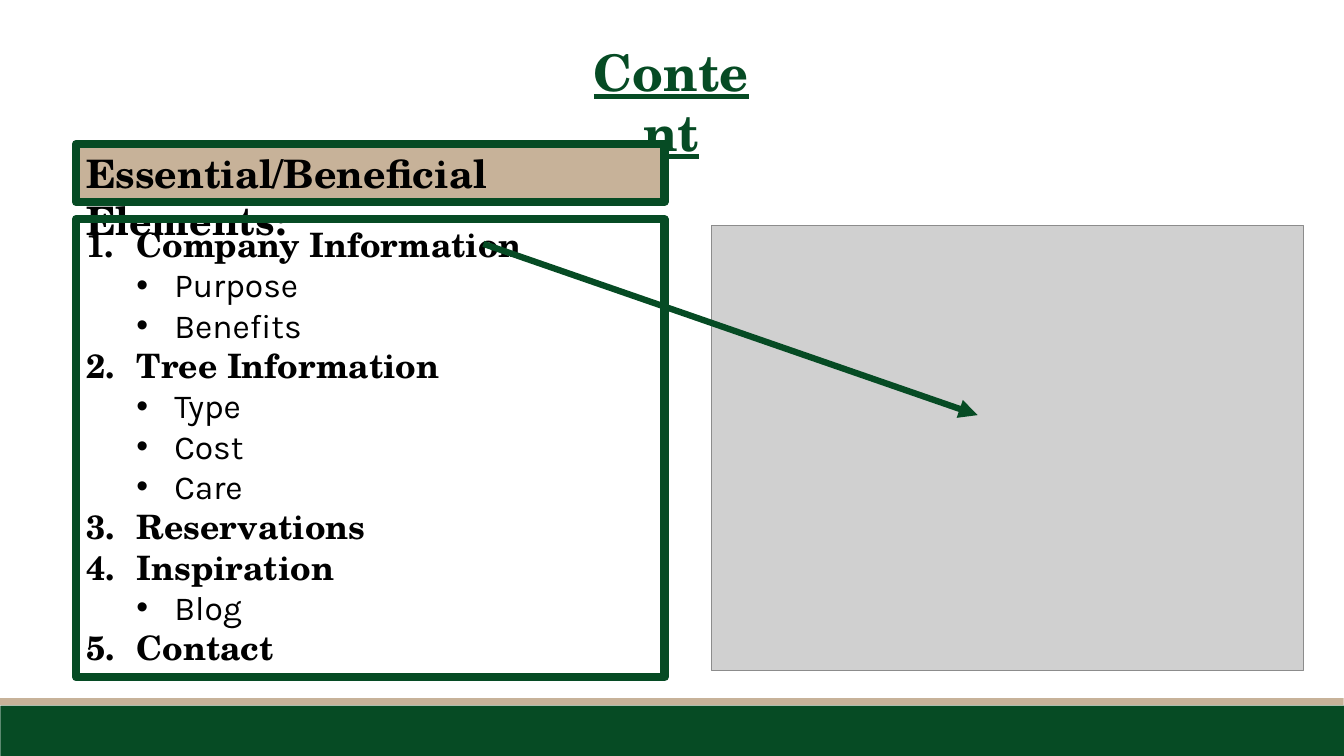
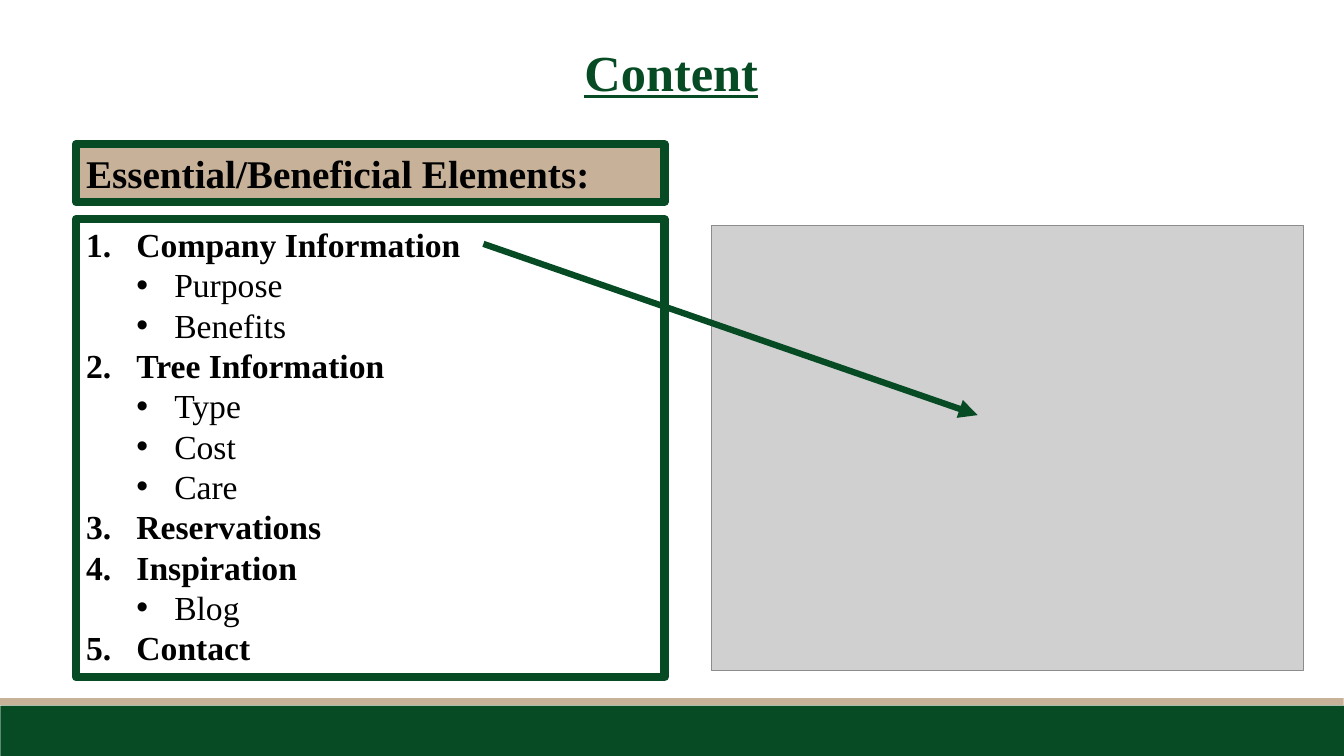
Before and after one commit to dufo0062/dufo0062.github.io, a slide deck: slide 5 of final/dufour_kathryn_final.pptx. Drawn at 1344x756 pixels with LibreOffice and Linux fonts; fonts in the diff are those of the drawing; grey boxes stand for pictures. Boxes give left, top, right and bottom in pixels: in the first picture for what was removed or moved away, otherwise in the second. Text is boxed around its words. In the diff, an @@ line names an element or a change of style, - is before the commit and + after.

```diff
--- a/final/dufour_kathryn_final.pptx
+++ b/final/dufour_kathryn_final.pptx
@@ text "Content" at (584,57,758,98): font TeX Gyre Schola to Times New Roman @@
@@ rectangle "Essential/Beneficial Elements:" at (77,144,665,202): font TeX Gyre Schola to Times New Roman @@
@@ rectangle "Company Information" at (77,219,665,677): font TeX Gyre Schola to Times New Roman in "Company Information", "Tree Information", "Reservations", "Inspiration" and 1 more places; font Karla to Times New Roman in "Purpose", "Benefits", "Type", "Cost" and 2 more places @@
```
Also in this commit, not shown: 15 other slides changed.
